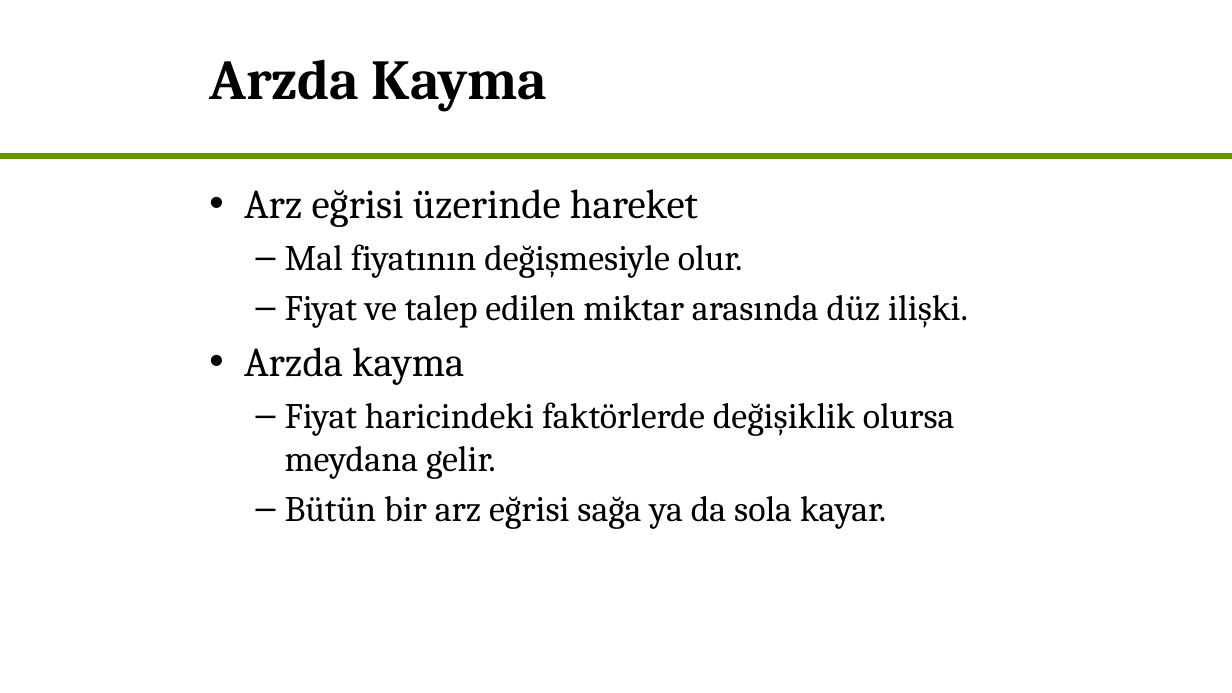
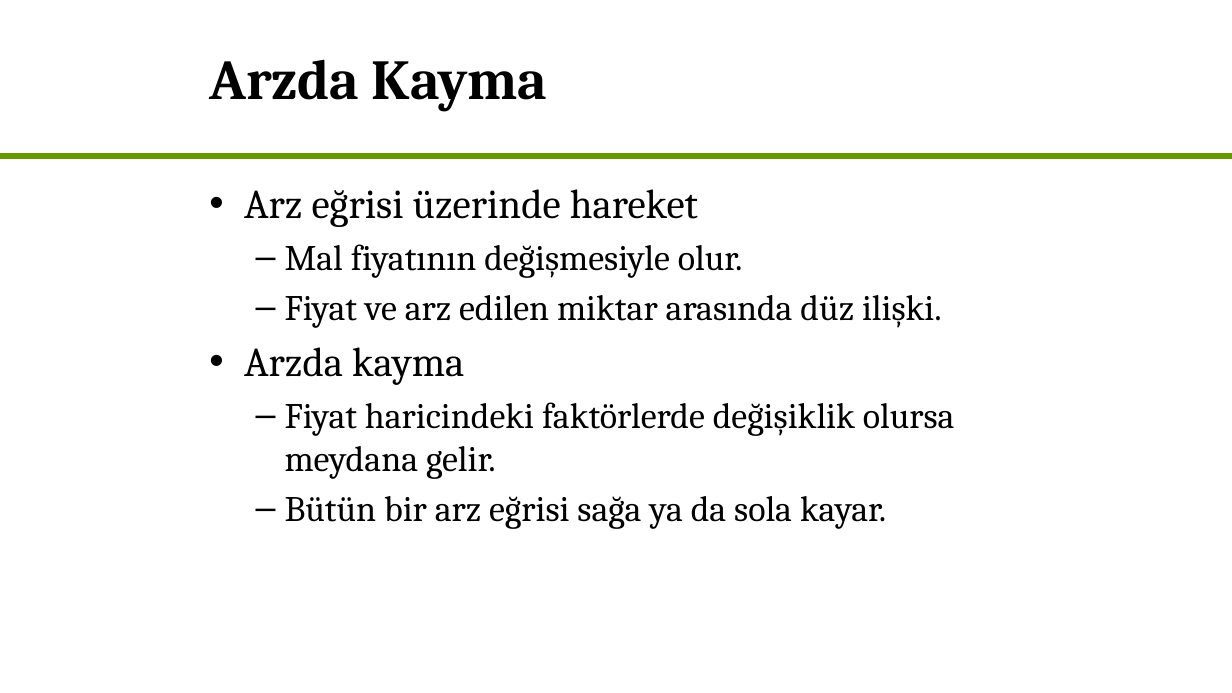
Before and after one commit to akademiekonometri/akademi-ekonometri-academic, a slide deck: slide 47 of static/repo/akek/courses/ekonomi/Ekonomi - Hafta 3 (Kara).pptx. Drawn at 1232x693 pixels with LibreOffice and Linux fonts; fonts in the diff are those of the drawing. Boxes give left, top, right and bottom in pixels: in the first picture for what was removed or moved away, otherwise in the second. Text is boxed around its words. In the diff, an @@ line names an element or a change of style, - is before the commit and + after.

Commit message:
type correction

```diff
--- a/static/repo/akek/courses/ekonomi/Ekonomi - Hafta 3 (Kara).pptx
+++ b/static/repo/akek/courses/ekonomi/Ekonomi - Hafta 3 (Kara).pptx
@@ text at (285, 295, 942, 328): text changed @@
-  – Fiyat ve talep edilen miktar arasında düz ilişki.
+  – Fiyat ve arz edilen miktar arasında düz ilişki.
```
